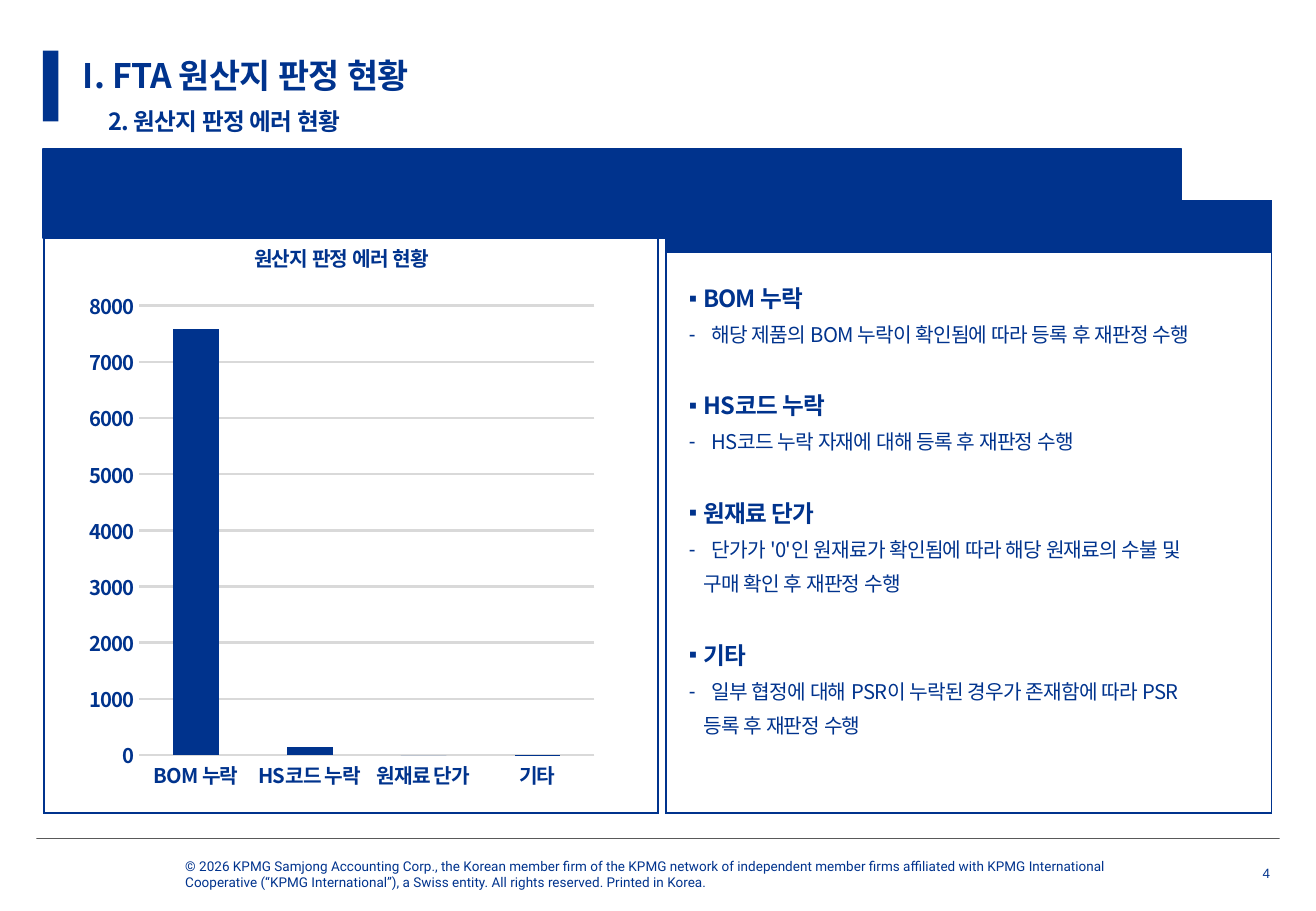
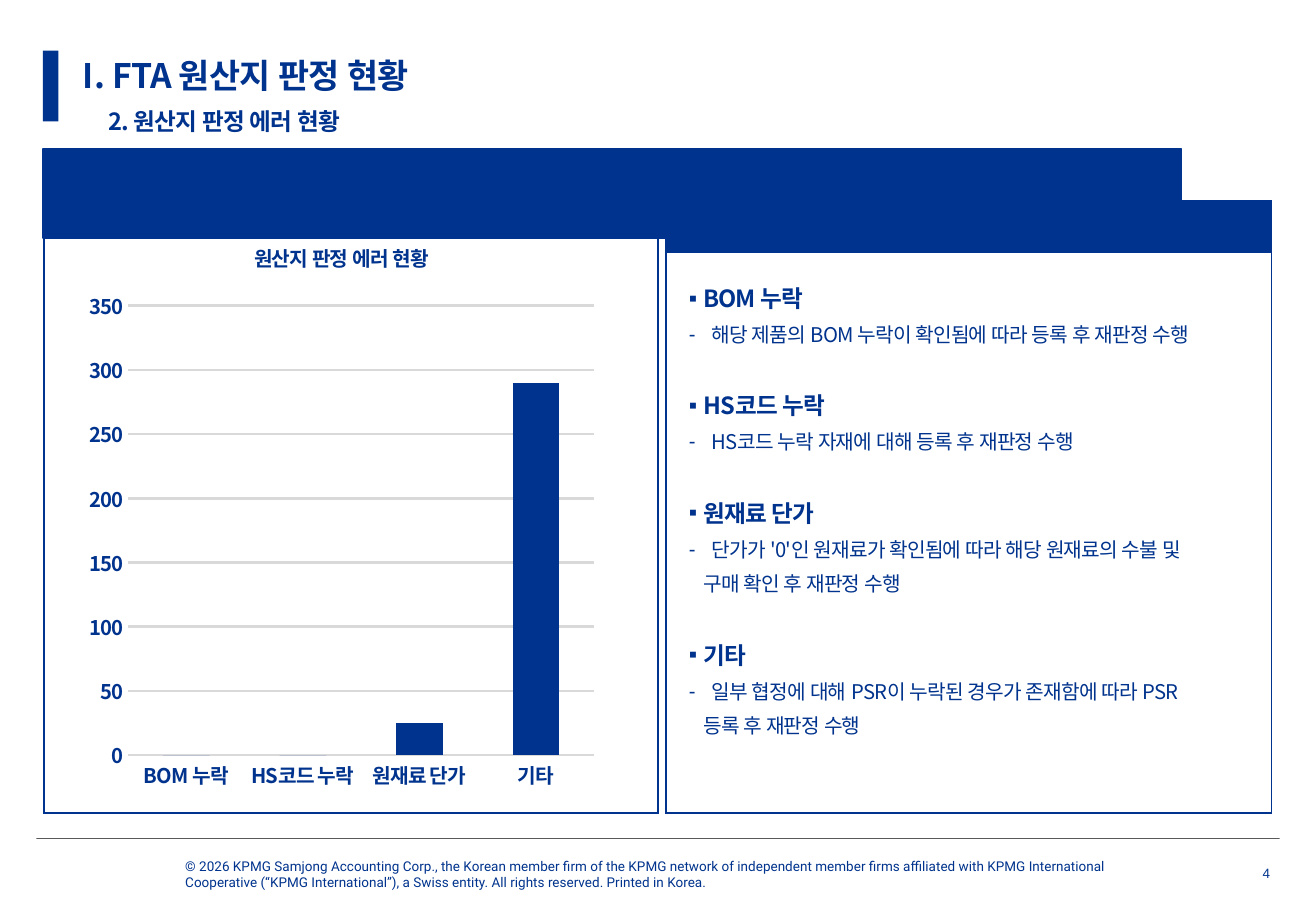
Before and after one commit to Kim-surin/report, a slide deck: slide 4 of 보고서/[디와이덕양]분기보고서_202603.pptx. Drawn at 1316x911 pixels with LibreOffice and Linux fonts; fonts in the diff are those of the drawing; background and template pictures are left out. Boxes give left, top, right and bottom in pixels: in the first picture for what was removed or moved away, otherwise in the second. Text is boxed around its words. In the diff, an @@ line names an element or a change of style, - is before the commit and + after.

```diff
--- a/보고서/[디와이덕양]분기보고서_202603.pptx
+++ b/보고서/[디와이덕양]분기보고서_202603.pptx
@@ column chart at bbox=[79, 219, 605, 803] @@
-Series 1: 7600, 100, 0, 0
+Series 1: 0, 0, 25, 290
```
Also in this commit, not shown: 5 other slides changed, 6 other files.
